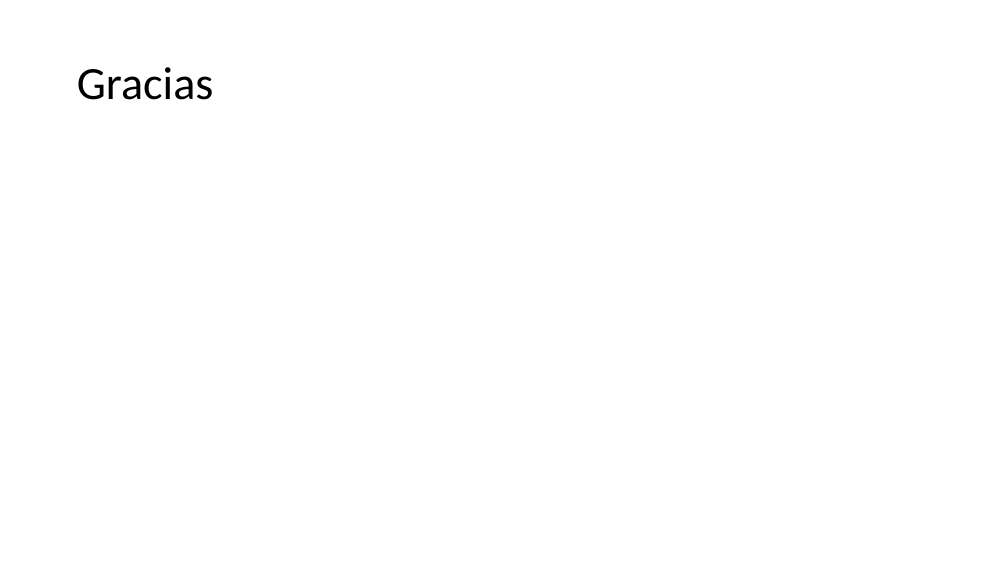
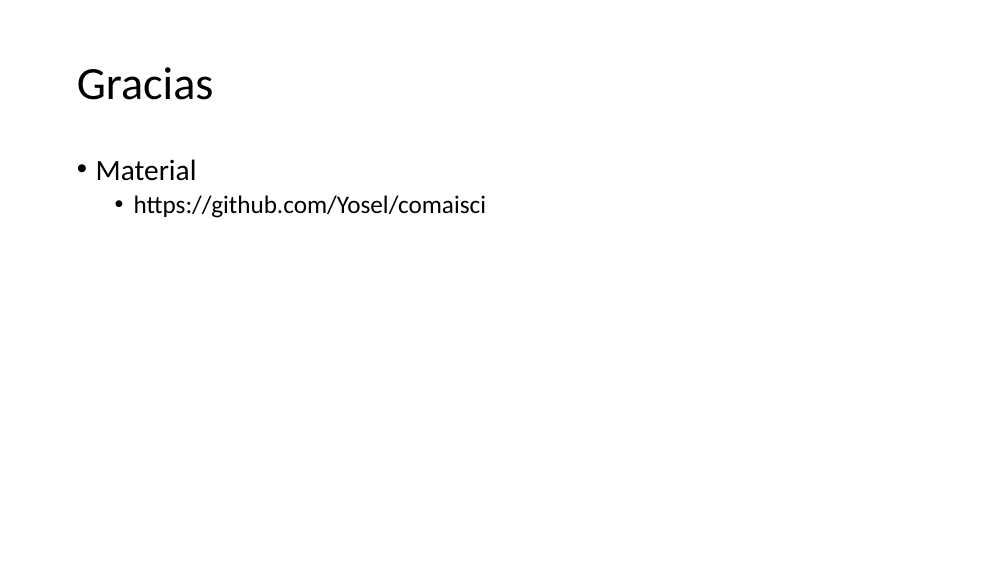
Before and after one commit to Yosel/comaisci, a slide deck: slide 26 of Presentación1.pptx. Drawn at 1008x567 pixels with LibreOffice and Linux fonts; fonts in the diff are those of the drawing. Boxes give left, top, right and bottom in pixels: in the first picture for what was removed or moved away, otherwise in the second. Text is boxed around its words. In the diff, an @@ line names an element or a change of style, - is before the commit and + after.

```diff
--- a/Presentación1.pptx
+++ b/Presentación1.pptx
@@ text added at [96,159,487,218], 24 pt, text #000000 @@
+• Material
+  • https://github.com/Yosel/comaisci
```
Also in this commit, not shown: 2 other files.
